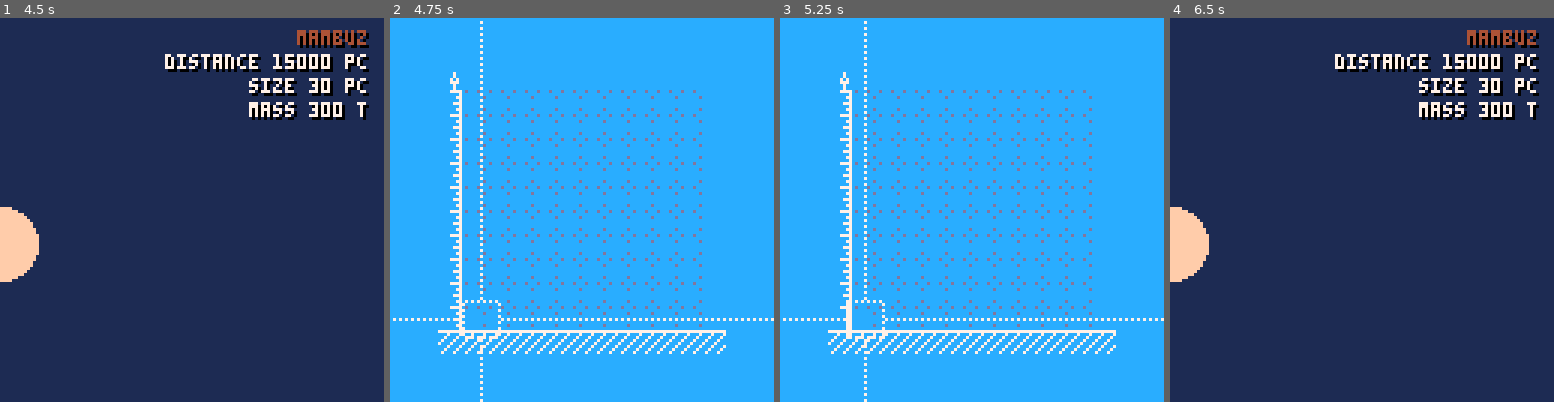
Above: before the commit, frames 1-4 (left to right).
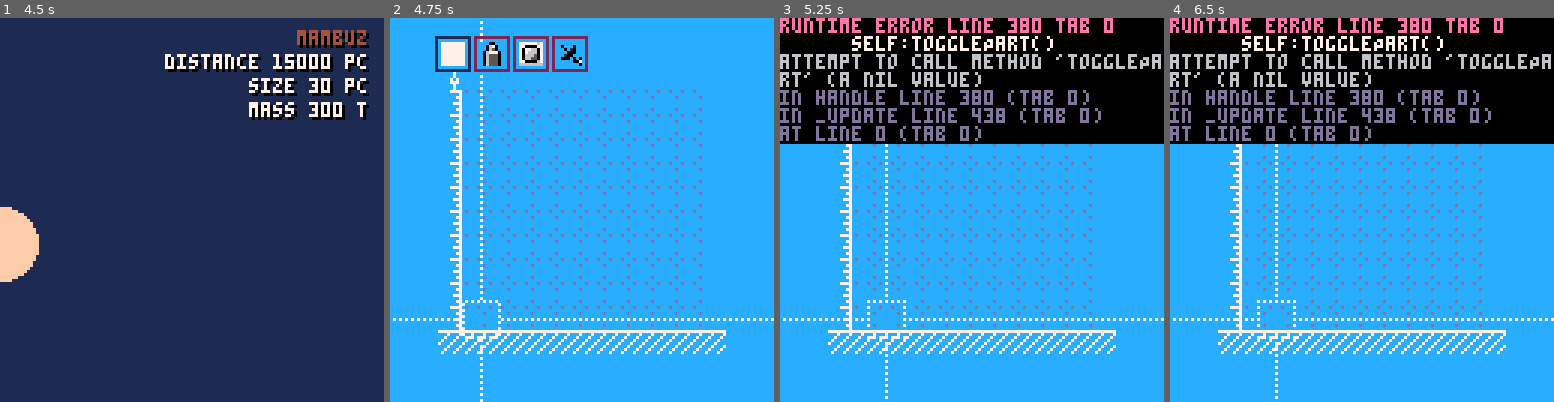
Above: after the commit, the same moments.

Repository: bigbozo/pico-rocket
Game: PICO-8 cartridge rocket.p8
Same seed, same stepped clock (60 frames per second), same inputs: the game is played once before the commit and once after it.
Inputs:
- Up to frame 1 (4.5 s): tap X (X key) at 0.33, 1.07, 1.85, 2.97, 4.08 s; tap O (Z key) at 0.7, 1.7, 2.1, 2.5, 2.9, 3.3, 3.7, 4.1 s; hold Right 1.6-2.1 s; hold Up 2.15-2.42 s; hold Right 2.47-3.03 s; hold Left 3.08-3.58 s; hold Down 3.63-3.97 s; hold Right from 4.02 s (still down)
- Up to frame 2 (4.75 s): tap O (Z key) at 4.5 s; release Right at 4.68 s; hold Up from 4.73 s (still down)
- Up to frame 3 (5.25 s): tap O (Z key) at 4.9 s; release Up at 5.03 s; hold Left from 5.08 s (still down); tap X (X key) at 5.2 s
- Up to frame 4 (6.5 s): tap O (Z key) at 5.3, 5.7, 6.1 s; release Left at 5.68 s; hold Down 5.73-6.03 s; hold Right from 6.08 s (still down); tap X (X key) at 6.32 s

Frame 1 is identical in both runs. In frame 2, 2.2% of the frame differs, in the area x 11-52%, y 4-15%; in frame 3, 33%; in frame 4, 99%, in the area x 0-100%, y 0-100%.
Error after the commit: runtime error line 380 tab 0; self:togglePart(); attempt to call method 'togglePart' (a nil value)

Commit message:
Progress in Hangar Scene
Controls added to paint Rocket parts
Moved grid display in method for decoupling

Diff:
--- a/objects.lua
+++ b/objects.lua
@@ -48,3 +48,10 @@
   size=6,
   transition=1
 }
+
+rocket_parts = {
+  { spr = 10, name = "integrity" },
+  { spr = 44, name = "engine" },
+  { spr = 11, name = "lifesupport" },
+  { spr = 13, name = "antenna" }
+}
--- a/scenes/hangar.lua
+++ b/scenes/hangar.lua
@@ -3,6 +3,8 @@
   cursor = { x=0, y=0, dx=0, dy=0, transition = 1 },
 
   rocket = {},
+
+  brush = 1,
 
   init = function(self)
     -- nothing so far
@@ -40,6 +42,9 @@
       self.cursor.dy = -1
       self.cursor.transition = 0
     end
+    if btnp(4) then
+      self:togglePart()
+    end
     if btnp(5) then
       change_scene(PlanetScene)
     end
@@ -47,24 +52,49 @@
 
   draw = function(self)
     cls(12)
-    camera()
+
+    self.draw_grid(24,24)
+    -- draw cursor
+    local x = 28 + (self.cursor.x + self.cursor.transition * self.cursor.dx) * 8 -1
+    local y = 100 + (self.cursor.y + self.cursor.transition * self.cursor.dy) * 8
+    draw_cursor(x,y,6,7)
+
+    -- draw controls
+    self:draw_controls()
+  end,
+
+  draw_grid = function(x, y)
     -- draw grid + axes
-    spr(50,16,16)
-    spr(48,16,104)
-    spr(48,104,104)
-    for i=3,12 do
-      spr(49,16,i*8)
-      spr(48,i*8,104)
-      for j=3,12 do
+    camera(-x,-y)
+    spr(50,-8,-8)
+    spr(48,-8,80)
+    spr(48,80,80)
+    for i=0,9 do
+      spr(49,-8,i*8)
+      spr(48,i*8,80)
+      for j=0,9 do
         spr(51,j*8,i*8)
       end
     end
+    camera()
+  end,
 
-    -- draw cursor
-    camera(-28,-100)
-    local x = (self.cursor.x + self.cursor.transition * self.cursor.dx) * 8 -1
-    local y = (self.cursor.y + self.cursor.transition * self.cursor.dy) * 8
-    draw_cursor(x,y,6,7)
+  draw_controls = function(self)
+    camera(-4,-4)
+    palt(0, false)
+    local c=0
+    for i,part in pairs(rocket_parts) do
+      if self.brush == i then
+
+      rect(i*13-2,2,i*13+9,13,1)
+      else
+      rect(i*13-2,2,i*13+9,13,2)
+      end
+
+      spr(part.spr,i*13,4)
+    end
+    camera()
   end
 
+
 }
